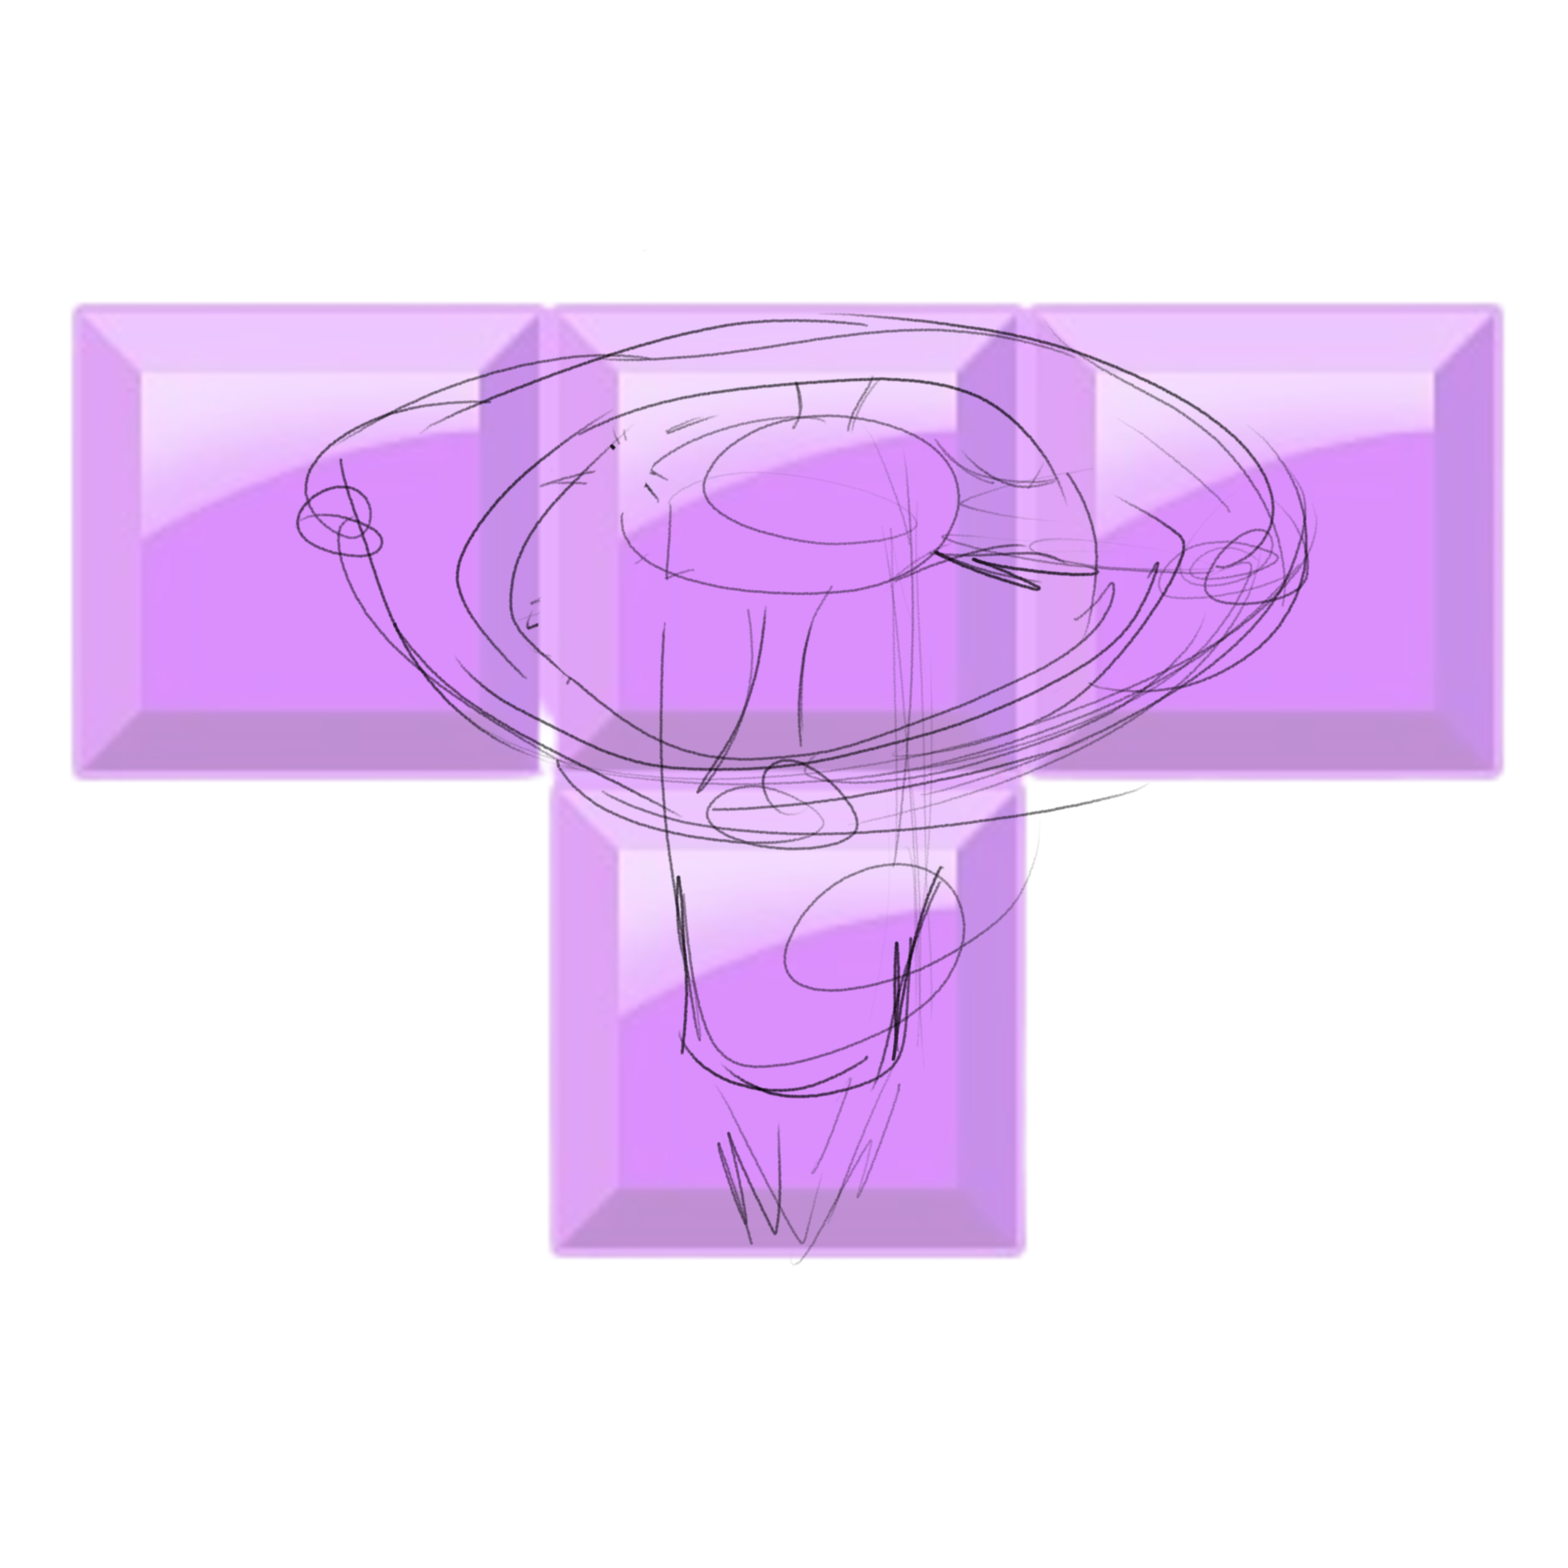
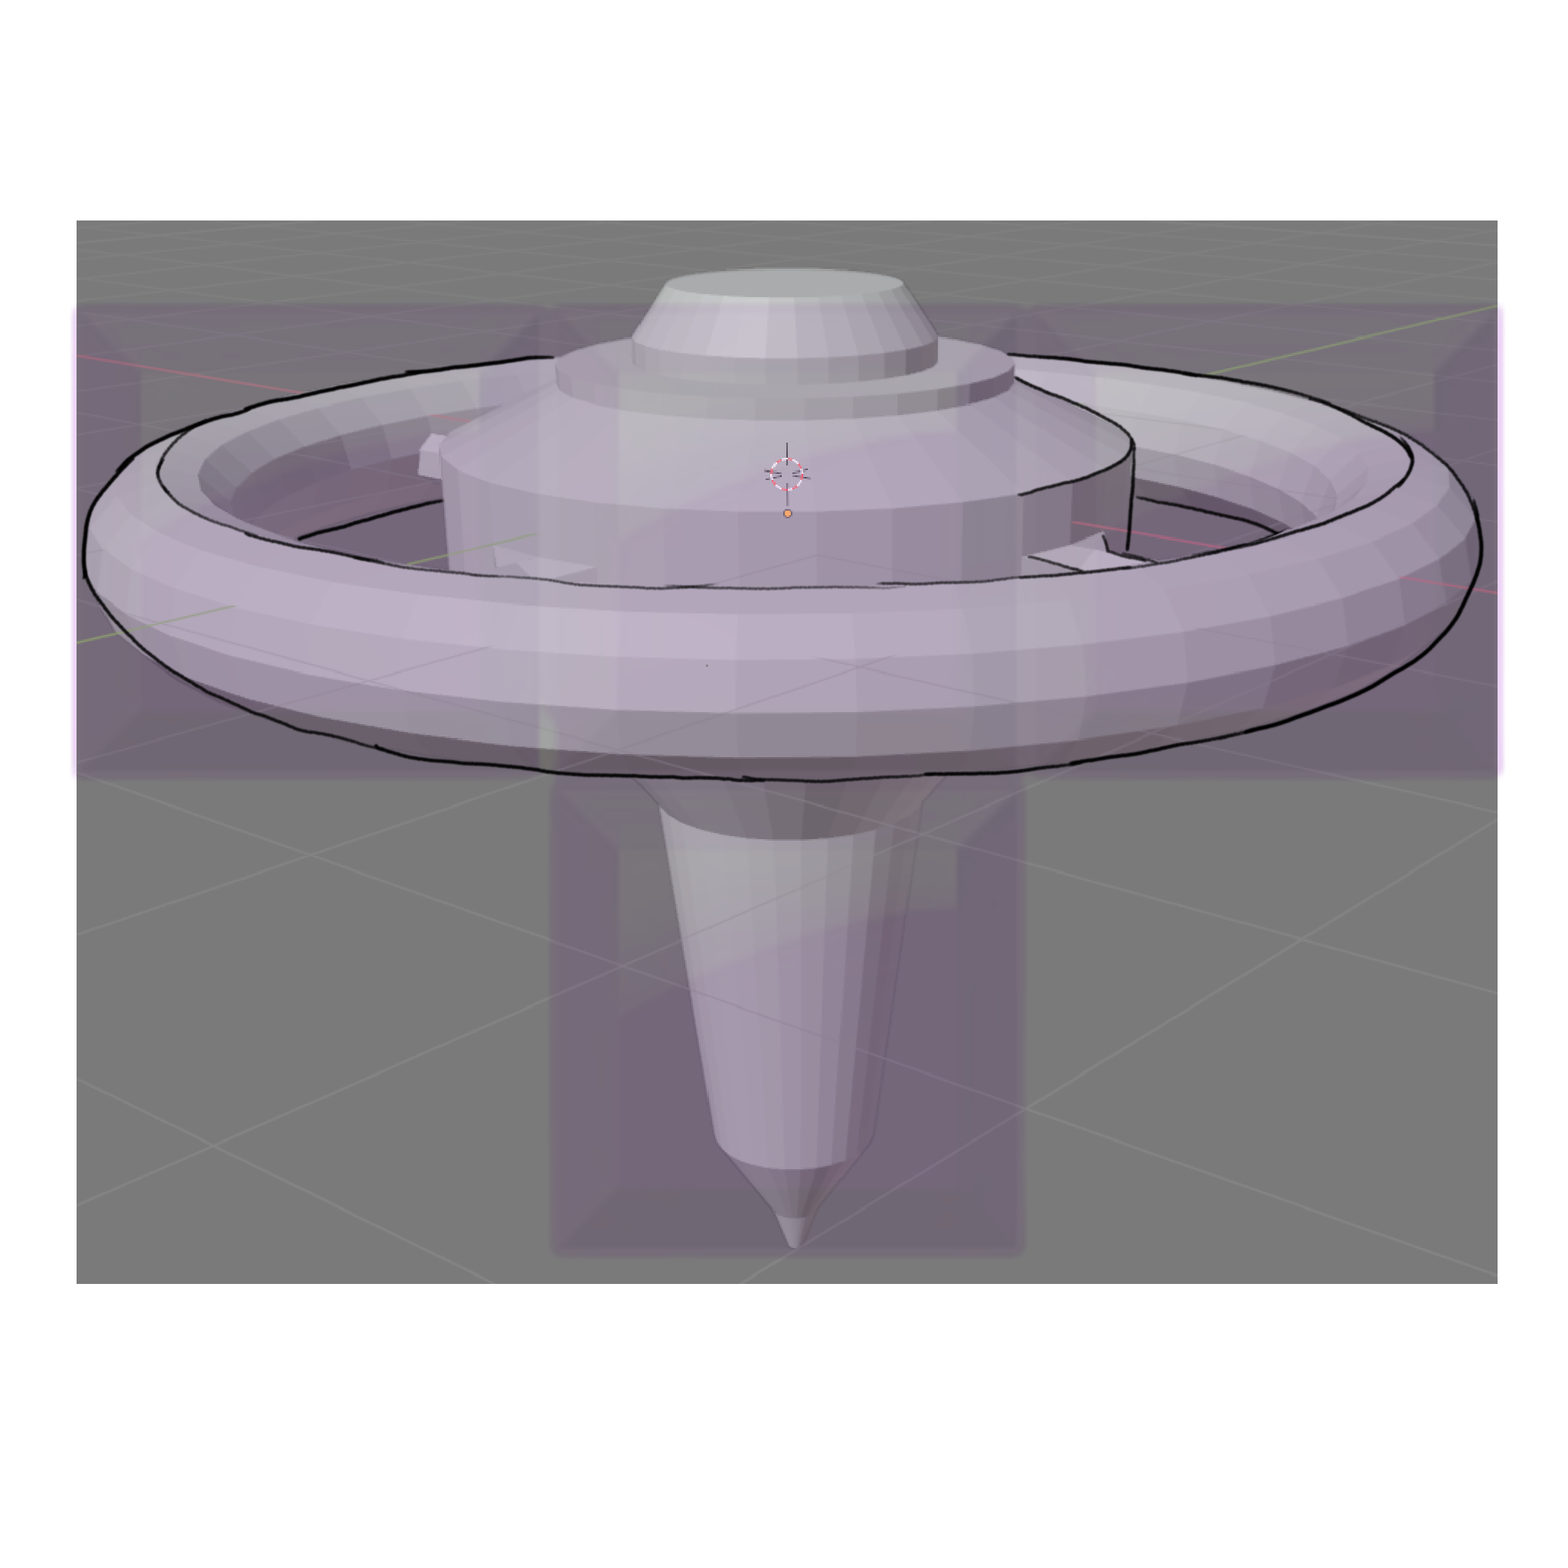
Comparing the layer stacks of the two 1568 x 1568 images. Changes:
painted on "Layer 2" over [69, 220, 1506, 1274]
added layer "Paint Layer 4(pasted)" (1st of 2) (69%) above "Paint Layer 4(pasted)" over [69, 220, 1506, 1284]
added layer "Paint Layer 4(pasted)" (2nd of 2) (60%) above "Fondo" over [686, 637, 735, 686]
painted on "Layer 1" over [69, 220, 1506, 1284]